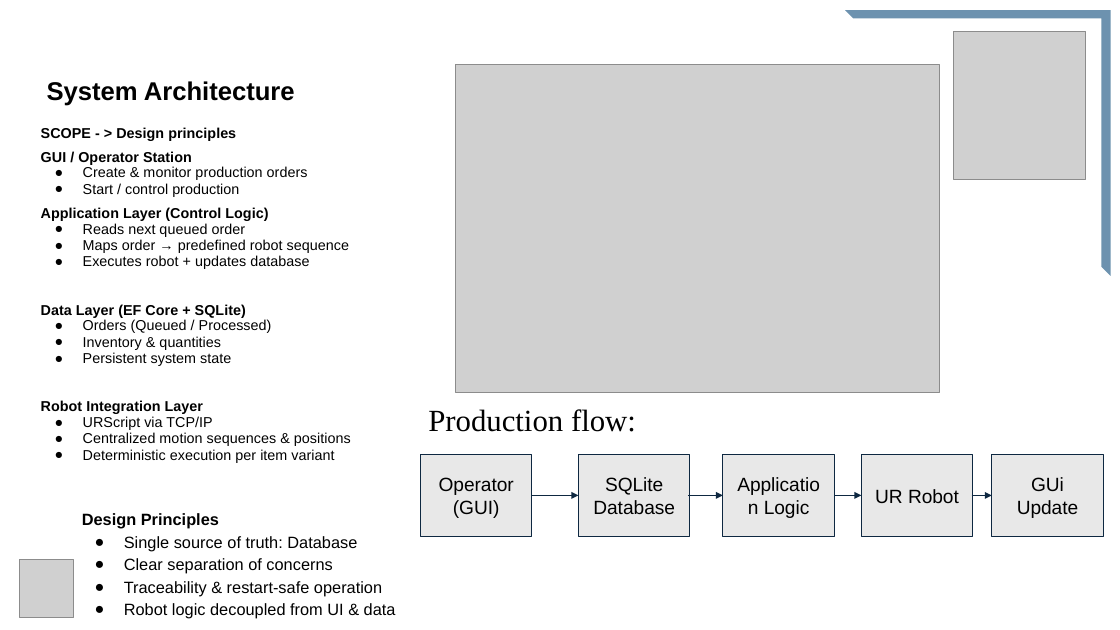
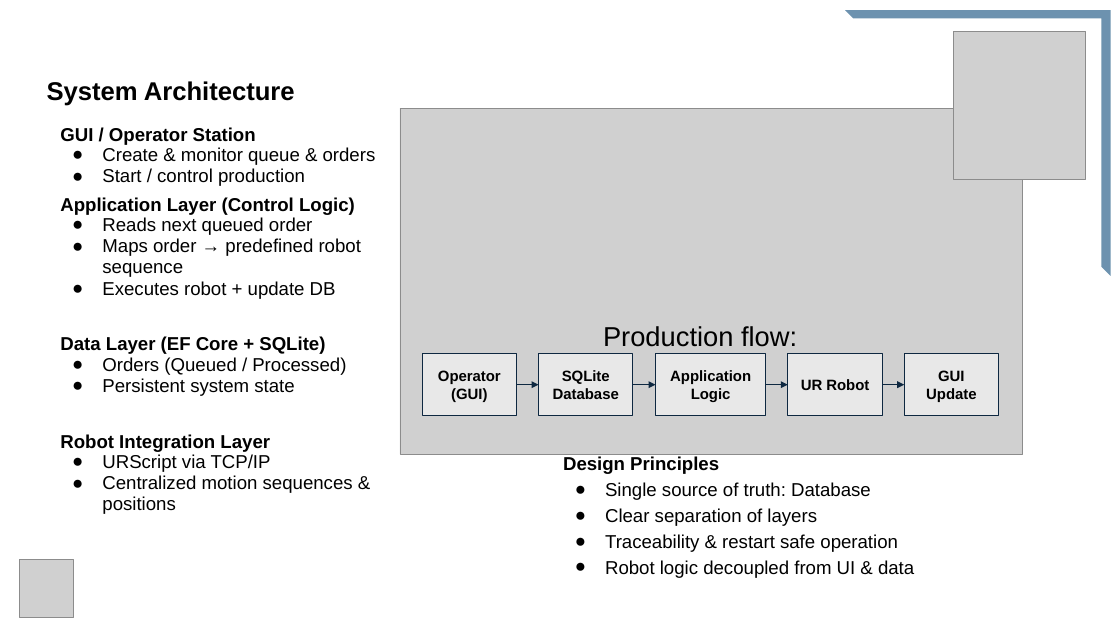
Before and after one commit to Marius36912/InventorySystem2-kopi, a slide deck: slide 5 of Doc/Præsentation grp. 1.pptx. Drawn at 1120x630 pixels with LibreOffice and Linux fonts; fonts in the diff are those of the drawing; grey boxes stand for pictures. Boxes give left, top, right and bottom in pixels: in the first picture for what was removed or moved away, otherwise in the second. Text is boxed around its words. In the diff, an @@ line names an element or a change of style, - is before the commit and + after.

```diff
--- a/Doc/Præsentation grp. 1.pptx
+++ b/Doc/Præsentation grp. 1.pptx
@@ picture: place and size @@
-picture at [456,65,940,393]
+picture at [400,108,1023,455]
@@ text at [41,127,236,141]: paragraph removed @@
-SCOPE - > Design principles
@@ text "GUI / Operator Station": place and size @@
-text "GUI / Operator Station" at [41,127,351,463]
+text "GUI / Operator Station" at [60,127,376,514]
@@ text at [60,127,361,514]: size 12.3 to 16 pt in "GUI / Operator Station", "Start / control production", "Application Layer (Control Logic)", "Reads next queued order" and 7 more places; indent changed @@
@@ text at [102,147,376,165]: text changed; size 12.3 to 16 pt @@
-● Create & monitor production orders
+● Create & monitor queue & orders
@@ text at [102,281,336,299]: text changed; size 12.3 to 16 pt @@
-● Executes robot + updates database
+● Executes robot + update DB
@@ text "Production flow:": place and size @@
-text "Production flow:" at [428,409,636,432]
+text "Production flow:" at [603,326,797,347]
@@ text "Production flow:" at [603,326,797,347]: size 26.4 to 23.4 pt, font Times New Roman to Arial @@
@@ text at [83,336,221,350]: paragraph removed @@
-● Inventory & quantities
@@ rectangle "Operator (GUI)": place and size @@
-rectangle "Operator (GUI)" at [421,455,533,537]
+rectangle "Operator (GUI)" at [423,354,517,416]
@@ rectangle "SQLite Database": place and size @@
-rectangle "SQLite Database" at [579,455,691,537]
+rectangle "SQLite Database" at [539,354,633,416]
@@ rectangle "Application Logic": place and size @@
-rectangle "Application Logic" at [723,455,835,537]
+rectangle "Application Logic" at [655,354,765,416]
@@ size 16.4 to 12.8 pt, bold on; outline #0E2841 0.88 pt to #0E2841 0.78 pt in 4 elements at [423,354,517,416], [539,354,633,416], [655,354,765,416], [788,354,882,416] @@
@@ rectangle "UR Robot": place and size @@
-rectangle "UR Robot" at [861,455,973,537]
+rectangle "UR Robot" at [788,354,882,416]
@@ rectangle "GUI Update": place and size @@
-rectangle "GUI Update" at [992,455,1104,537]
+rectangle "GUI Update" at [904,354,998,416]
@@ rectangle "GUI Update" at [904,354,998,416]: outline #0E2841 0.88 pt to #0E2841 0.78 pt @@
@@ arrow added from (517, 385) to (539, 385), #0E2841 0.67 pt @@
@@ arrow added from (633, 385) to (655, 385), #0E2841 0.67 pt @@
@@ arrow added from (766, 385) to (788, 385), #0E2841 0.67 pt @@
@@ arrow added from (882, 385) to (904, 385), #0E2841 0.67 pt @@
@@ text in rectangle at [926,370,976,402]: text changed; size 16.4 to 12.8 pt; bold on @@
-GUi Update
+GUI Update
@@ text at [83,449,334,463]: paragraph removed @@
-● Deterministic execution per item variant
@@ text "Design Principles": place and size @@
-text "Design Principles" at [82,513,396,619]
+text "Design Principles" at [563,456,914,578]
@@ text at [563,456,914,578]: size 14 to 16 pt in "Design Principles", "Single source of truth: Database", "Robot logic decoupled from UI & data"; indent changed @@
@@ arrow removed from (532, 496) to (579, 496) @@
@@ text at [605,508,898,552]: text changed; size 14 to 16 pt @@
-● Clear separation of concerns
-● Traceability & restart-safe operation
+● Clear separation of layers
+● Traceability & restart safe operation
@@ arrow removed from (688, 496) to (723, 496) @@
@@ arrow removed from (834, 496) to (861, 496) @@
@@ arrow removed from (972, 496) to (992, 496) @@
```
Also in this commit, not shown: 13 other slides changed, 5 slides added, 2 slides removed, 1 other file.
